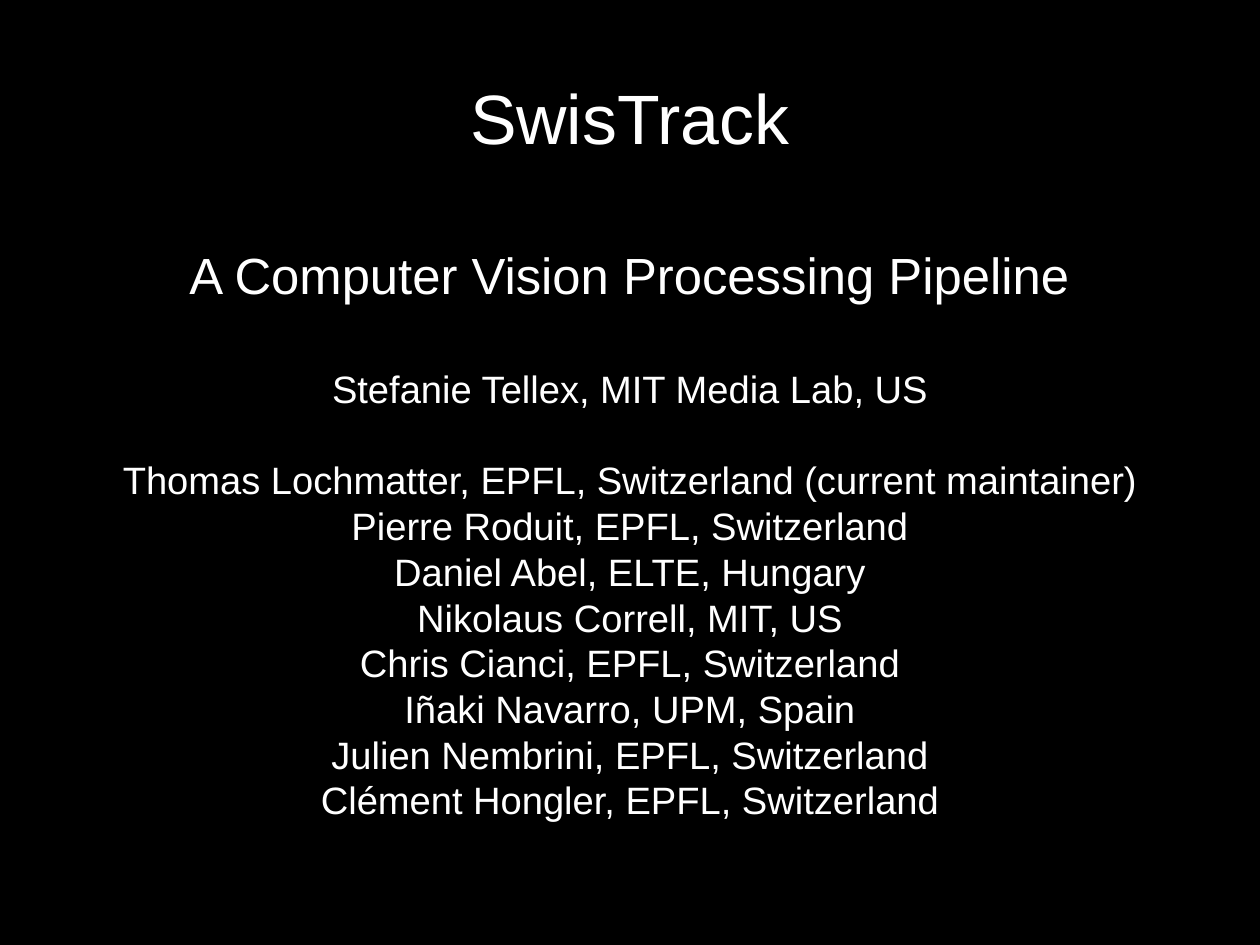
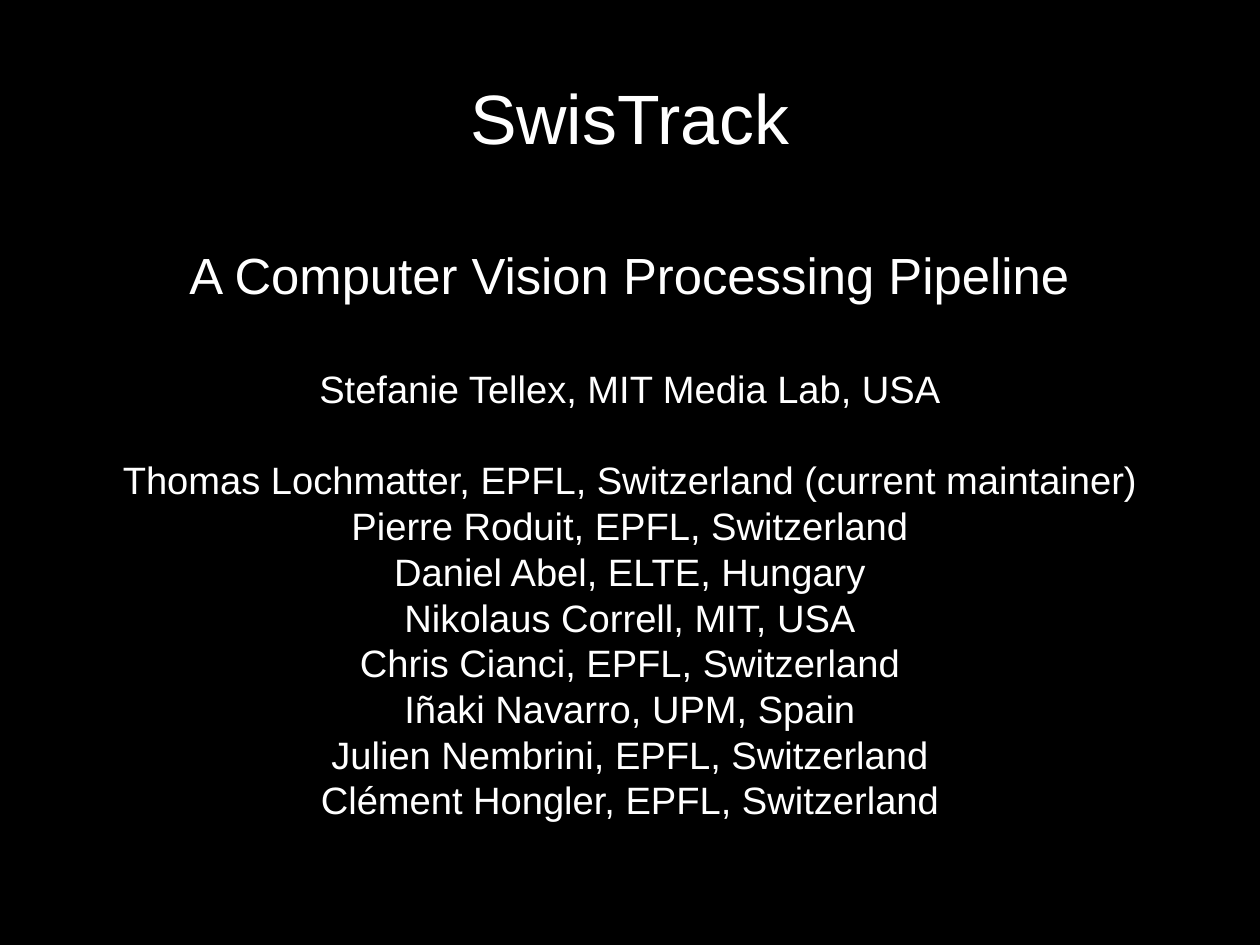
Before and after one commit to d28b/swistrack, a slide deck: slide 1 of Doc/tutorial.stefie10.06.2009/tutorialSlides.odp. Drawn at 1260x945 pixels with LibreOffice and Linux fonts; fonts in the diff are those of the drawing. Boxes give left, top, right and bottom in pixels: in the first picture for what was removed or moved away, otherwise in the second. Text is boxed around its words. In the diff, an @@ line names an element or a change of style, - is before the commit and + after.

Commit message:
More tweaks.

```diff
--- a/Doc/tutorial.stefie10.06.2009/tutorialSlides.odp
+++ b/Doc/tutorial.stefie10.06.2009/tutorialSlides.odp
@@ subtitle at (319,375,940,408): text changed @@
-Stefanie Tellex, MIT Media Lab, US
+Stefanie Tellex, MIT Media Lab, USA
@@ subtitle at (404,604,855,637): text changed @@
-Nikolaus Correll, MIT, US
+Nikolaus Correll, MIT, USA
```
